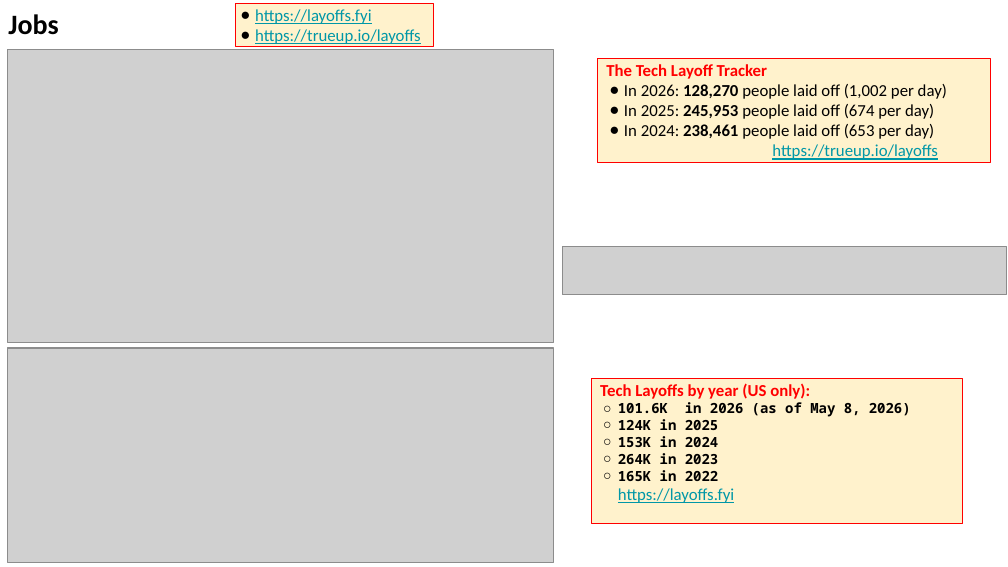
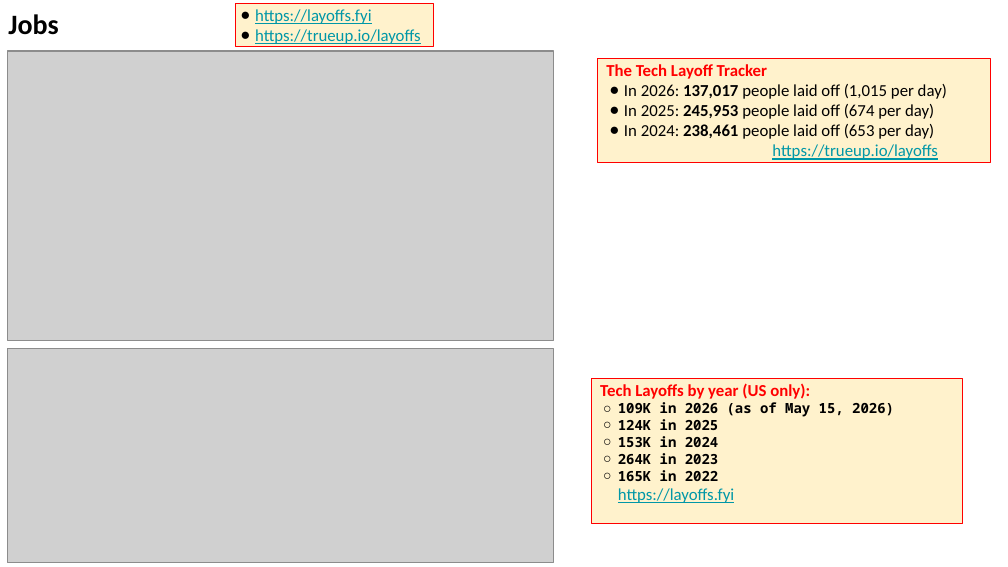
Before and after one commit to lselector/seminar, a slide deck: slide 30 of 2026/2026-05-15-AI-Updates.pptx (slide 23 before the commit). Drawn at 1008x567 pixels with LibreOffice and Linux fonts; fonts in the diff are those of the drawing; grey boxes stand for pictures. Boxes give left, top, right and bottom in pixels: in the first picture for what was removed or moved away, otherwise in the second. Text is boxed around its words. In the diff, an @@ line names an element or a change of style, - is before the commit and + after.

```diff
--- a/2026/2026-05-15-AI-Updates.pptx
+++ b/2026/2026-05-15-AI-Updates.pptx
@@ text in rectangle at box(624, 84, 947, 99): text changed @@
-● In 2026: 128,270 people laid off (1,002 per day)
+● In 2026: 137,017 people laid off (1,015 per day)
@@ picture removed at box(562, 246, 1007, 294) @@
@@ text in rectangle at box(618, 402, 894, 417): text changed @@
-  ○ 101.6K in 2026 (as of May 8, 2026)
+  ○ 109K in 2026 (as of May 15, 2026)
```
Also in this commit, not shown: 9 other slides changed, 7 slides added.
